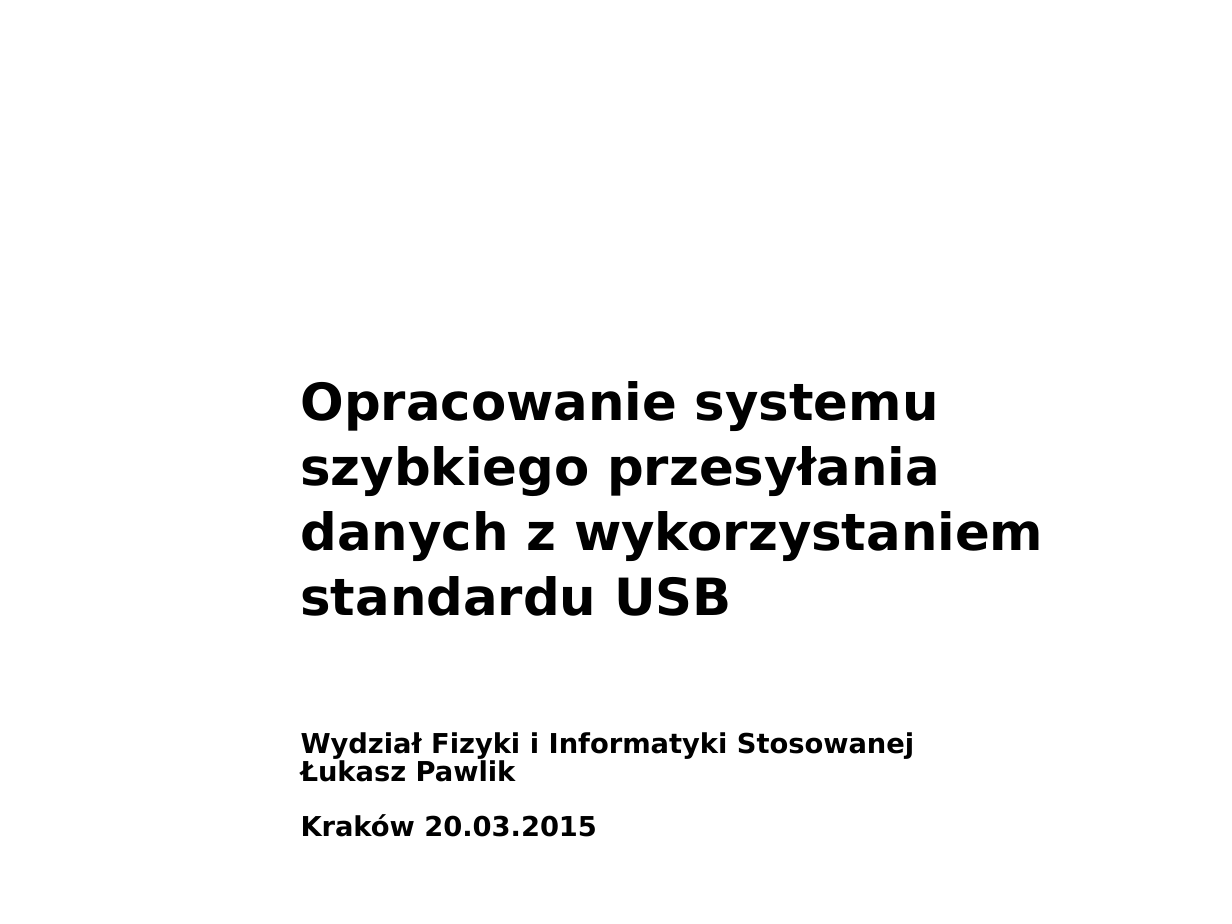
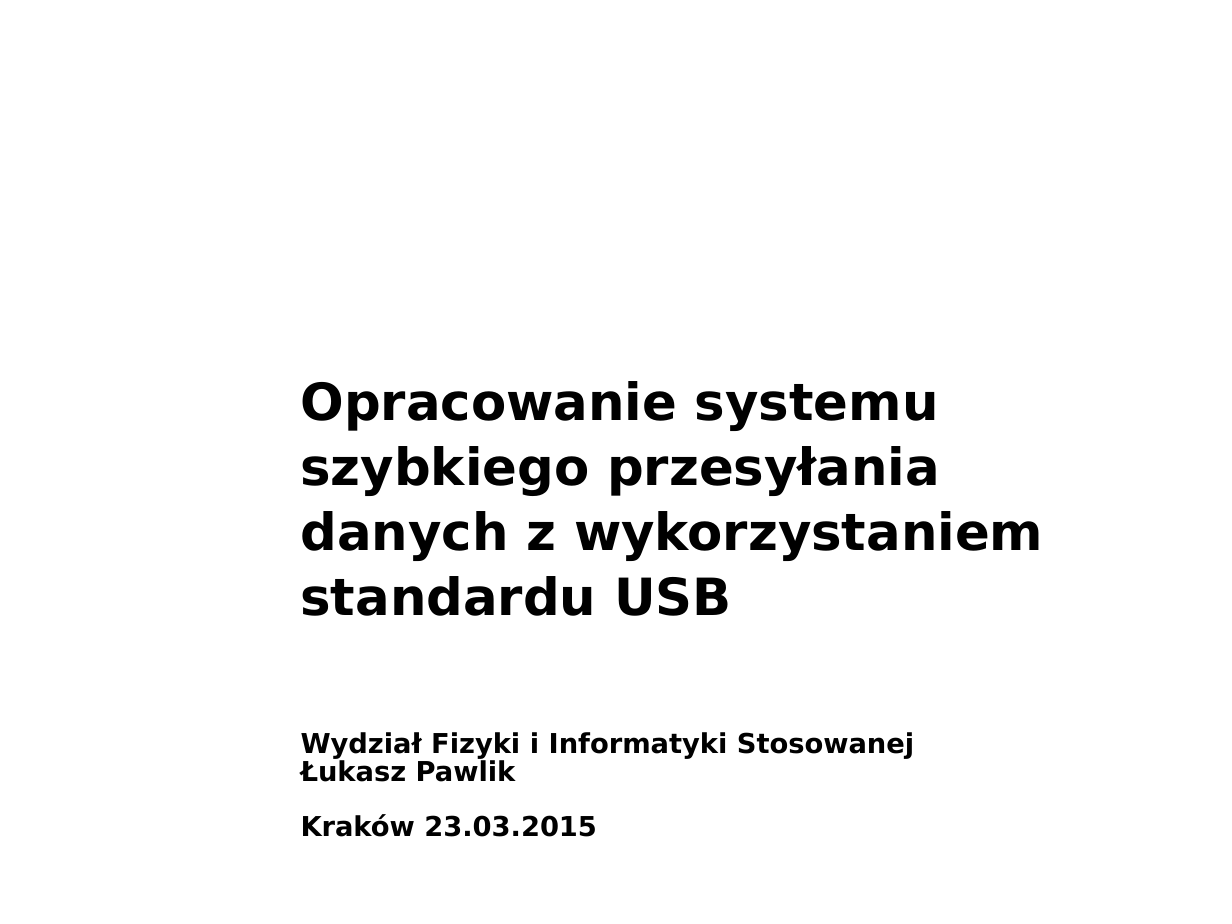
Before and after one commit to lpawlik91/USBSpeedTest, a slide deck: slide 1 of docs/seminaria1.ppt. Drawn at 1232x924 pixels with LibreOffice and Linux fonts; fonts in the diff are those of the drawing; background and template pictures are left out. Boxes give left, top, right and bottom in pixels: in the first picture for what was removed or moved away, otherwise in the second. Text is boxed around its words. In the diff, an @@ line names an element or a change of style, - is before the commit and + after.

```diff
--- a/docs/seminaria1.ppt
+++ b/docs/seminaria1.ppt
@@ text at <box>301,814,597,837</box>: text changed @@
-Kraków 20.03.2015
+Kraków 23.03.2015
```
Also in this commit, not shown: 1 other slide changed, 1 other file.
